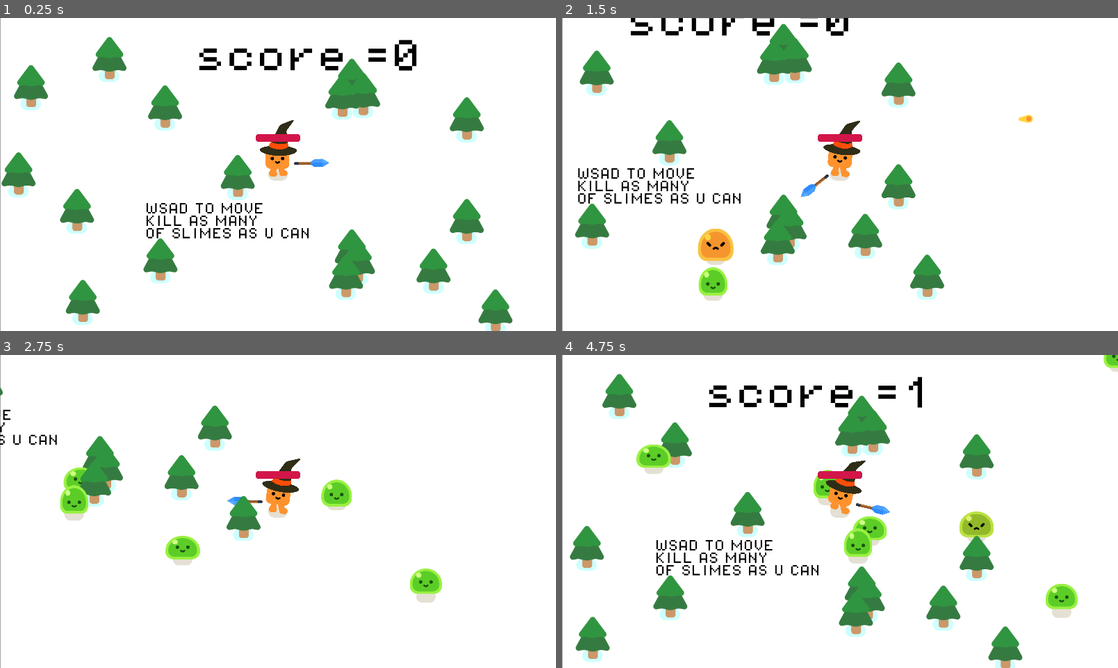
Above: before the commit, frames 1-4 (two rows, left to right).
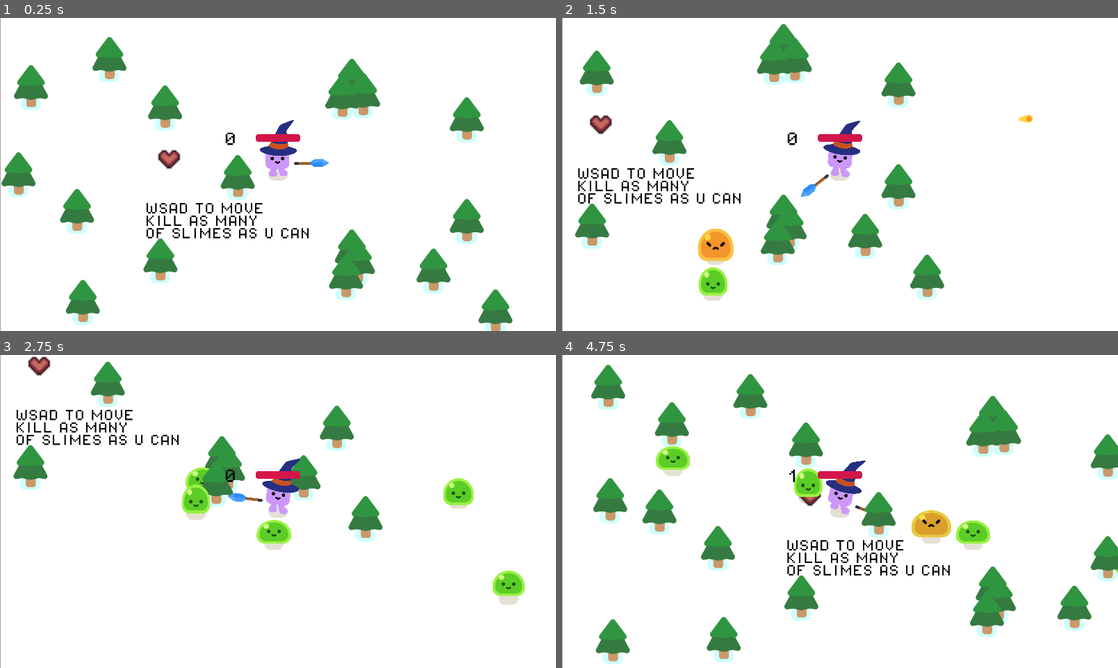
Above: after the commit, the same moments.

Repository: Tretaq/Totato2
Game: Godot game, scene res://game.tscn
The game is run twice, just before and just after one commit, with the same random seed, the same clock (stepped at 60 frames per second) and the same inputs.
Inputs:
- Up to frame 1 (0.25 s): no input
- Up to frame 2 (1.5 s): tap Enter at 0.5 s; hold D (move_right) 0.53-1.28 s; hold S (move_down) from 1.28 s (still down)
- Up to frame 3 (2.75 s): release S (move_down) at 2.03 s; hold D (move_right) from 2.03 s (still down)
- Up to frame 4 (4.75 s): release D (move_right) at 2.78 s; hold W (move_up) 2.78-3.53 s; hold A (move_left) from 3.53 s (still down)

The runs differ from the first frame. In frame 1, 1.8% of the frame differs, in the area x 28-75%, y 6-51%; in frame 2, 1.5%; in frame 3, 12%; in frame 4, 23%, in the area x 1-100%, y 0-100%.

Commit message:
added health pickups

Diff:
--- a/characters/happy_boo/happy_boo.tscn
+++ b/characters/happy_boo/happy_boo.tscn
@@ -600,7 +600,7 @@
 metadata/_edit_lock_ = true
 
 [node name="Colorizer" type="Node2D" parent="."]
-modulate = Color(1, 0.572549, 0.176471, 1)
+modulate = Color(0.79839367, 0.5902949, 0.97570723, 1)
 
 [node name="SquareUpperLegL" type="Sprite2D" parent="Colorizer"]
 position = Vector2(-10.6303, -27.3998)
--- a/game.tscn
+++ b/game.tscn
@@ -6,6 +6,7 @@
 [ext_resource type="PackedScene" uid="uid://dq3r015sr1uql" path="res://pine_tree.tscn" id="2_e2o6t"]
 [ext_resource type="FontFile" uid="uid://0mb3tk1bcy3r" path="res://smoke_explosion/PixelOperator8.ttf" id="5_eow3j"]
 [ext_resource type="Script" uid="uid://bf3unhakd7pug" path="res://label.gd" id="5_ryrav"]
+[ext_resource type="PackedScene" uid="uid://c5uvqts8xnfr3" path="res://health_pickup.tscn" id="7_eow3j"]
 
 [sub_resource type="Curve2D" id="Curve2D_7jktm"]
 _data = {
@@ -42,6 +43,17 @@
 unique_name_in_owner = true
 position = Vector2(-174, -196)
 rotation = -0.012421722
+
+[node name="Label" type="Label" parent="Player"]
+offset_left = -187.0
+offset_top = -146.0
+offset_right = -57.7406
+offset_bottom = -26.0
+rotation = 0.0014313647
+theme_override_colors/font_color = Color(0, 0, 0, 1)
+theme_override_fonts/font = ExtResource("5_eow3j")
+theme_override_font_sizes/font_size = 50
+script = ExtResource("5_ryrav")
 
 [node name="Timer" type="Timer" parent="."]
 wait_time = 0.5
@@ -171,17 +183,6 @@
 [node name="PineTree24" parent="Tres" instance=ExtResource("2_e2o6t")]
 position = Vector2(1883, -112)
 
-[node name="Label" type="Label" parent="."]
-offset_left = 697.0
-offset_top = 74.0
-offset_right = 1113.6567
-offset_bottom = 364.39145
-rotation = 0.0014313647
-theme_override_colors/font_color = Color(0, 0, 0, 1)
-theme_override_fonts/font = ExtResource("5_eow3j")
-theme_override_font_sizes/font_size = 120
-script = ExtResource("5_ryrav")
-
 [node name="Label2" type="Label" parent="."]
 offset_left = 525.0
 offset_top = 638.0
@@ -195,5 +196,8 @@
 OF SLIMES AS U CAN
 "
 
+[node name="HealthPickup" parent="." instance=ExtResource("7_eow3j")]
+position = Vector2(608, 487)
+
 [connection signal="health_depleted" from="Player" to="." method="_on_player_health_depleted"]
 [connection signal="timeout" from="Timer" to="." method="_on_timer_timeout"]
--- a/global.gd
+++ b/global.gd
@@ -1,3 +1,4 @@
 extends Node
 
+var health = 100.0
 var score = 0;
--- /dev/null
+++ b/health_pickup.gd
@@ -0,0 +1,6 @@
+extends Area2D
+
+
+func _on_body_entered(body):
+    body.health += 20.0
+    queue_free()
--- /dev/null
+++ b/health_pickup.tscn
@@ -0,0 +1,22 @@
+[gd_scene load_steps=4 format=3 uid="uid://c5uvqts8xnfr3"]
+
+[ext_resource type="Texture2D" uid="uid://di8usgqvxr3b0" path="res://characters/slime/16x16 Heart Health Red.png" id="1_01648"]
+[ext_resource type="Script" uid="uid://dhouf280i32df" path="res://health_pickup.gd" id="1_awyve"]
+
+[sub_resource type="CircleShape2D" id="CircleShape2D_awyve"]
+radius = 37.01351
+
+[node name="HealthPickup" type="Area2D"]
+rotation = 0.005198567
+script = ExtResource("1_awyve")
+
+[node name="Sprite2D" type="Sprite2D" parent="."]
+scale = Vector2(5.6923075, 5.6923075)
+texture = ExtResource("1_01648")
+
+[node name="CollisionShape2D" type="CollisionShape2D" parent="."]
+light_mask = 0
+visibility_layer = 4
+shape = SubResource("CircleShape2D_awyve")
+
+[connection signal="body_entered" from="." to="." method="_on_body_entered"]
--- a/label.gd
+++ b/label.gd
@@ -1,4 +1,4 @@
 extends Label
 
 func _process(delta):
-    self.text = "score =" + str(Global.score)
+    self.text = str(Global.score)
--- a/player.gd
+++ b/player.gd
@@ -1,7 +1,7 @@
 extends CharacterBody2D
 signal health_depleted
 
-var health = 100.0
+var health = Global.health
 var speed = 600
 func _physics_process(delta):
     var direction = Input.get_vector("move_left", "move_right", "move_up", "move_down")
--- a/player.tscn
+++ b/player.tscn
@@ -5,10 +5,10 @@
 [ext_resource type="PackedScene" uid="uid://cnelcs4d6i8qo" path="res://gun.tscn" id="3_i3pqv"]
 
 [sub_resource type="CircleShape2D" id="CircleShape2D_onrkg"]
-radius = 33.01515
+radius = 69.0
 
 [sub_resource type="CircleShape2D" id="CircleShape2D_i3pqv"]
-radius = 32.01562
+radius = 70.00714
 
 [sub_resource type="StyleBoxFlat" id="StyleBoxFlat_i3pqv"]
 bg_color = Color(0.043137256, 0.1882353, 0.21960784, 0.9254902)
@@ -27,11 +27,11 @@
 [node name="Player" type="CharacterBody2D"]
 script = ExtResource("1_onrkg")
 
+[node name="CollisionShape2D" type="CollisionShape2D" parent="."]
+position = Vector2(-2, -55)
+shape = SubResource("CircleShape2D_onrkg")
+
 [node name="HappyBoo" parent="." instance=ExtResource("1_4flbx")]
-
-[node name="CollisionShape2D" type="CollisionShape2D" parent="."]
-position = Vector2(0, -8)
-shape = SubResource("CircleShape2D_onrkg")
 
 [node name="Camera2D" type="Camera2D" parent="."]
 
@@ -44,7 +44,7 @@
 collision_mask = 2
 
 [node name="CollisionShape2D" type="CollisionShape2D" parent="HurtBox"]
-position = Vector2(1, -11)
+position = Vector2(0, -54)
 shape = SubResource("CircleShape2D_i3pqv")
 debug_color = Color(0.78936344, 0.4037186, 0.4048148, 0.41960785)
 
Binary file added: characters/slime/16x16 Heart Health Red.png
Not shown, added: characters/slime/16x16 Heart Health Red.png.import
Not shown: 1 places in game.tscn that only renumber resources
Not shown, added: health_pickup.gd.uid
